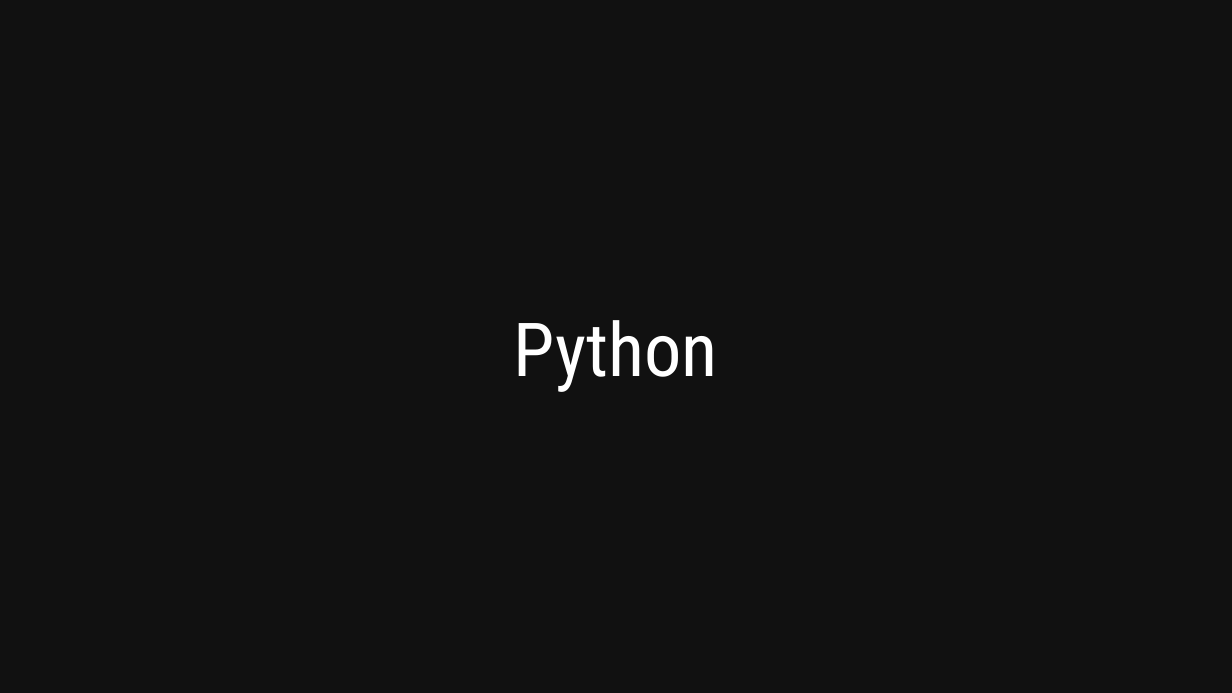
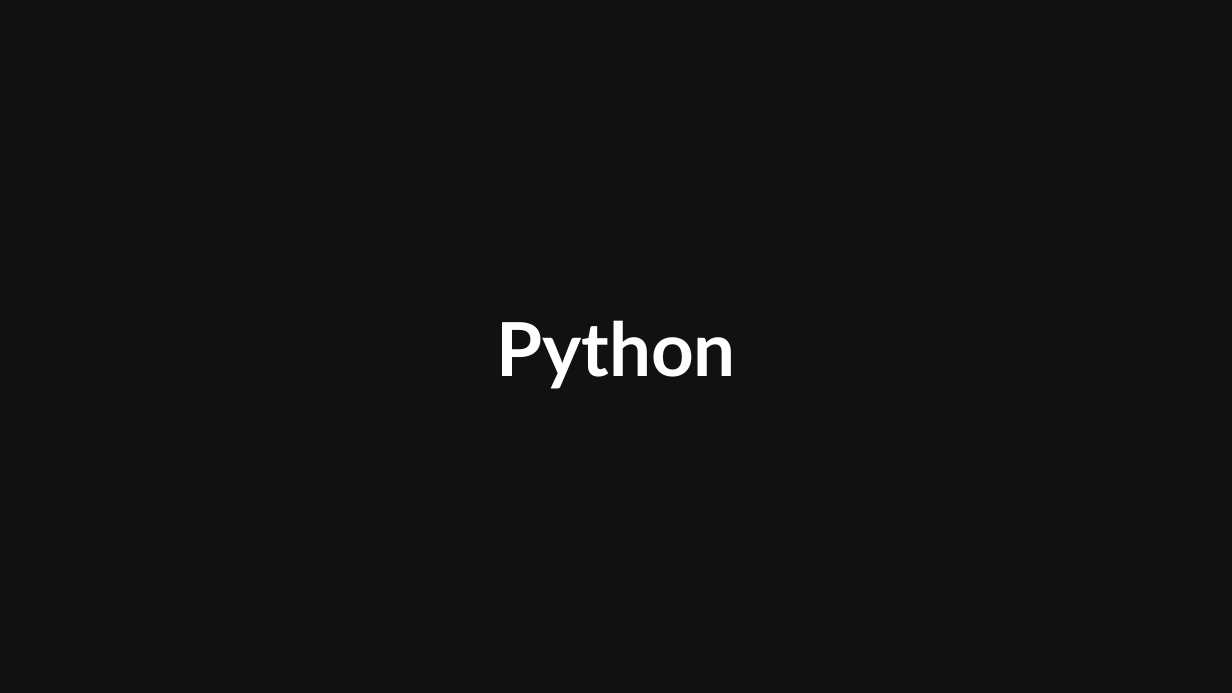
Before and after one commit to allythy/Palestras, a slide deck: slide 42 of Minicurso Do Terminal GNU-Linux ao Python/VI Workshop da Escola de Engenharias e TI.odp (slide 39 before the commit). Drawn at 1232x693 pixels with LibreOffice and Linux fonts; fonts in the diff are those of the drawing. Boxes give left, top, right and bottom in pixels: in the first picture for what was removed or moved away, otherwise in the second. Text is boxed around its words. In the diff, an @@ line names an element or a change of style, - is before the commit and + after.

```diff
--- a/Minicurso Do Terminal GNU-Linux ao Python/VI Workshop da Escola de Engenharias e TI.odp
+++ b/Minicurso Do Terminal GNU-Linux ao Python/VI Workshop da Escola de Engenharias e TI.odp
@@ title "Python" at (496, 320, 736, 389): font Roboto Condensed to Lato, bold on @@
```
Also in this commit, not shown: 2 other slides changed, 11 slides added, 2 slides removed, 2 other files.
